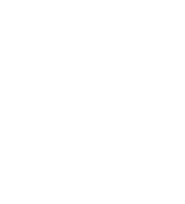
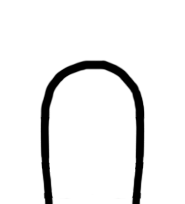
Revision of a layered w=185, h=204 image; what changed, layer by layer:
added layer "HeadWithoutNose" above "Boosters" over left=40, top=59, right=145, bottom=204
hid group "Boosters" (3 layers) over left=40, top=59, right=145, bottom=197
